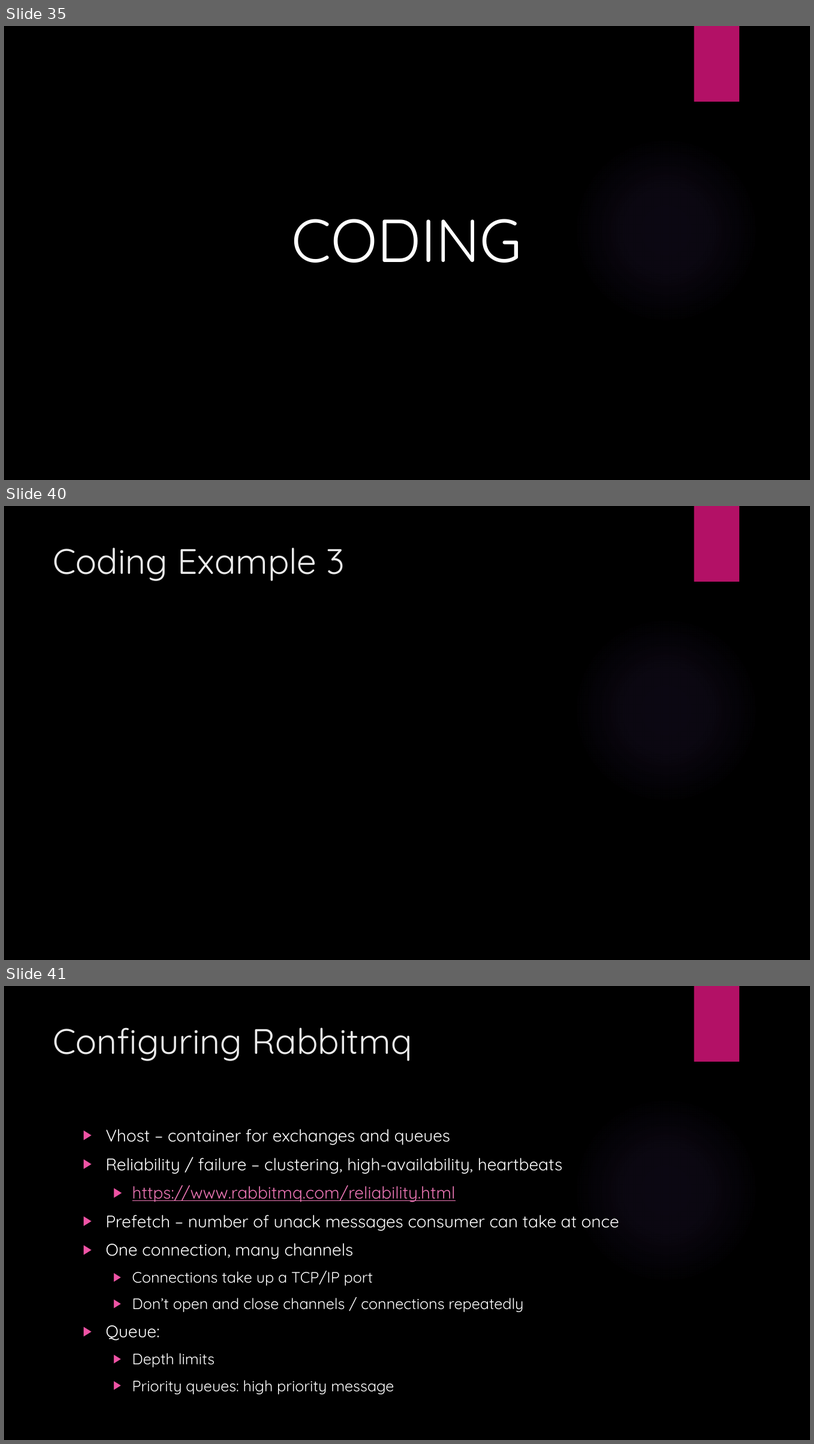
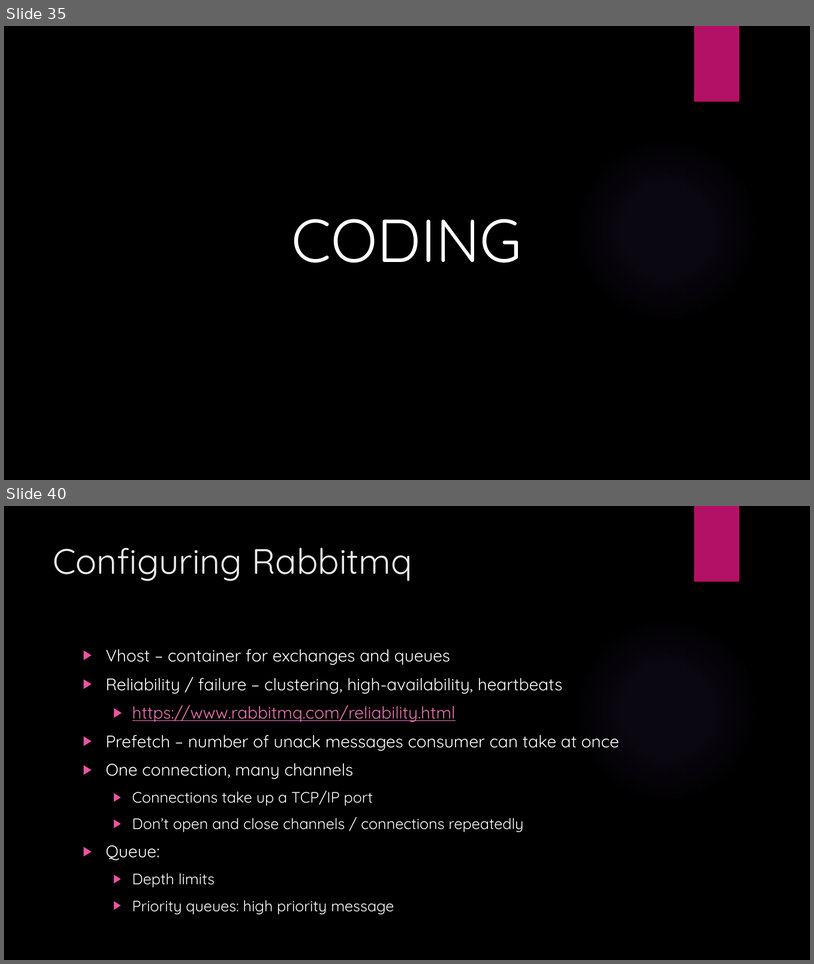
Before and after one commit to ryaovan/rabbitmq-tutorial, a slide deck: Rabbitmq lecture.pptx. Shown one above the other, each under a label of ours: slides 35, 40 and 41 before the commit, slides 35 and 40 after it; the slides between them are not shown. The pictures are 814x1444 and 814x964 pixels, drawn with LibreOffice and Linux fonts; fonts in the diff are those of the drawing; background and template pictures are left out. Boxes give left, top, right and bottom in pixels: in the first picture for what was removed or moved away, otherwise in the second. Text is boxed around its words. In the diff, an @@ line names an element or a change of style, - is before the commit and + after.

```diff
--- a/Rabbitmq lecture.pptx
+++ b/Rabbitmq lecture.pptx
@@ slide 40 removed at [4,506,810,960], background picture (left out); not listed: 2 template elements that a slide beside it also shows @@
@@ title removed at [53,547,345,581] @@
-Coding Example 3
@@ what was slide 41 is now slide 40 @@
```
Also in this commit, not shown: 4 slides changed, 12 other files.
